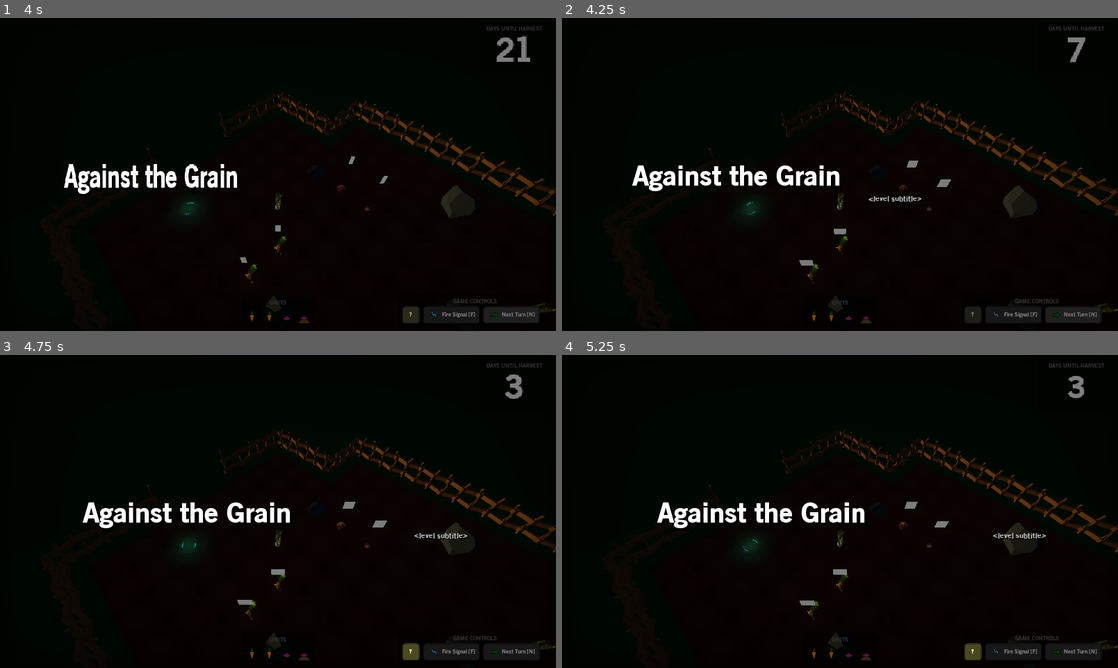
Above: before the commit, frames 1-4 (two rows, left to right).
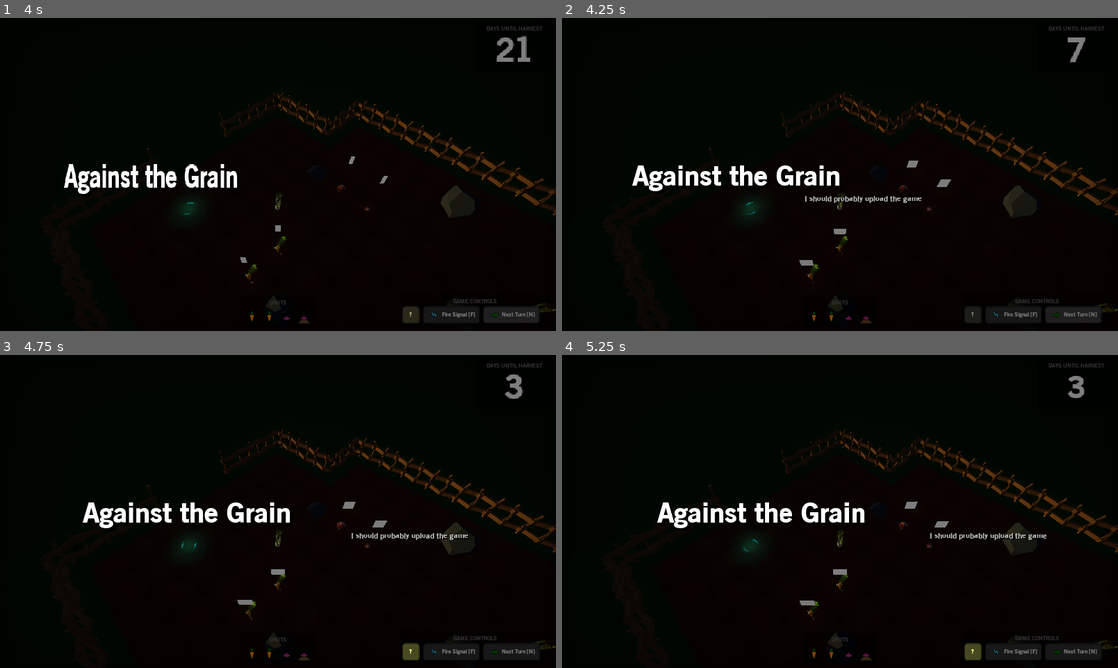
Above: after the commit, the same moments.

Repository: wingedadventurer/gwj-xii
Game: Godot game, scene res://scenes/ui/menus/main_menu.tscn
Same seed, same stepped clock (60 frames per second), same inputs: the game is played once before the commit and once after it.
Inputs (mouse positions are in pixels of both pictures, inside the frame that each line leads up to):
- Up to frame 1 (4 s): tap Enter at 0.5 s; move the mouse to (400, 158) at 0.52 s; hold Down (camera_move_back) 0.53-1.25 s; click (400, 158) at 0.67 s; click "Play" at 1.25 s; click "Against the Grain" at 2 s; click "Next Turn [N]" at 2.75 s; click "Next Turn [N]" at 3.5 s
- Up to frame 2 (4.25 s): no input
- Up to frame 3 (4.75 s): click "?" at 4.25 s
- Up to frame 4 (5.25 s): click "Fire Signal [F]" at 5 s

Frame 1 is identical in both runs. In frame 2, 0.2% of the frame differs, in the area x 43-65%, y 56-60%; in frame 3, 0.2%, in the area x 63-85%, y 56-60%; in frame 4, 0.2%.

Commit message:
Add level subtitles

Diff:
--- a/godot-project/scenes/levels/level_01.tscn
+++ b/godot-project/scenes/levels/level_01.tscn
@@ -18,8 +18,9 @@
 [ext_resource path="res://scenes/celery.tscn" type="PackedScene" id=16]
 [ext_resource path="res://scenes/signal_start.tscn" type="PackedScene" id=17]
 
-[node name="level" instance=ExtResource( 1 )]
+[node name="level" index="0" instance=ExtResource( 1 )]
 title = "First Crops"
+subtitle = "This is an uninspired subtitle"
 days_to_harvest = 8
 level_hint = "Welcome to \"The Good, the Bad, and the Veggie!\"
 
@@ -53,9 +54,6 @@
 Phew, what a tutorial! Now get going!"
 next_level = ExtResource( 2 )
 
-[node name="tiles" parent="." index="2"]
-editor/display_folded = true
-
 [node name="dirt_tile" parent="tiles" index="0" instance=ExtResource( 3 )]
 transform = Transform( 0.5, 0, 0, 0, 1, 0, 0, 0, 0.5, -4, 0, 1 )
 
--- a/godot-project/scenes/levels/level_02.tscn
+++ b/godot-project/scenes/levels/level_02.tscn
@@ -17,6 +17,7 @@
 
 [node name="level" index="0" instance=ExtResource( 1 )]
 title = "Signal Boosting"
+subtitle = "Still no inspiration..."
 days_to_harvest = 4
 level_hint = "Nice work! Let's keep going!
 
--- a/godot-project/scenes/levels/level_03.tscn
+++ b/godot-project/scenes/levels/level_03.tscn
@@ -14,8 +14,9 @@
 [ext_resource path="res://scenes/signal_start.tscn" type="PackedScene" id=12]
 [ext_resource path="res://scenes/celery.tscn" type="PackedScene" id=13]
 
-[node name="level" instance=ExtResource( 1 )]
+[node name="level" index="0" instance=ExtResource( 1 )]
 title = "Crop Rotations"
+subtitle = "It's 5:36 am now"
 days_to_harvest = 4
 level_hint = "Great, you now know all the basics of chaining signals to celeries!
 
--- a/godot-project/scenes/levels/level_04.tscn
+++ b/godot-project/scenes/levels/level_04.tscn
@@ -18,8 +18,9 @@
 [ext_resource path="res://scenes/celery.tscn" type="PackedScene" id=16]
 [ext_resource path="res://scenes/signal_start.tscn" type="PackedScene" id=17]
 
-[node name="level" instance=ExtResource( 1 )]
+[node name="level" index="0" instance=ExtResource( 1 )]
 title = "Against the Grain"
+subtitle = "I should probably upload the game"
 days_to_harvest = 5
 level_hint = "This one is a bit tricky. Take your time.
 
--- a/godot-project/scenes/levels/level_05.tscn
+++ b/godot-project/scenes/levels/level_05.tscn
@@ -17,8 +17,9 @@
 [ext_resource path="res://scenes/celery.tscn" type="PackedScene" id=15]
 [ext_resource path="res://scenes/signal_start.tscn" type="PackedScene" id=16]
 
-[node name="level" instance=ExtResource( 1 )]
+[node name="level" index="0" instance=ExtResource( 1 )]
 title = "Raisin the Stakes"
+subtitle = "... but not before I add subtitles"
 days_to_harvest = 4
 level_hint = "Well done on the last one!
 
--- a/godot-project/scenes/levels/level_06.tscn
+++ b/godot-project/scenes/levels/level_06.tscn
@@ -19,8 +19,9 @@
 [ext_resource path="res://scenes/jump_blocker.tscn" type="PackedScene" id=17]
 [ext_resource path="res://scenes/move_blocker.tscn" type="PackedScene" id=18]
 
-[node name="level" instance=ExtResource( 1 )]
+[node name="level" index="0" instance=ExtResource( 1 )]
 title = "The Stretch"
+subtitle = "John came up with some puns"
 level_hint = "Damn fog, I can't see a thing! >_>"
 next_level = ExtResource( 2 )
 
--- a/godot-project/scenes/levels/level_07.tscn
+++ b/godot-project/scenes/levels/level_07.tscn
@@ -19,8 +19,9 @@
 [ext_resource path="res://scenes/celery.tscn" type="PackedScene" id=17]
 [ext_resource path="res://scenes/signal_start.tscn" type="PackedScene" id=18]
 
-[node name="level" instance=ExtResource( 1 )]
+[node name="level" index="0" instance=ExtResource( 1 )]
 title = "V for Veggetta"
+subtitle = "but they don't really fit the titles"
 days_to_harvest = 4
 level_hint = "Freeze!
 
--- a/godot-project/scenes/levels/level_08.tscn
+++ b/godot-project/scenes/levels/level_08.tscn
@@ -19,8 +19,9 @@
 [ext_resource path="res://scenes/signal_start.tscn" type="PackedScene" id=17]
 [ext_resource path="res://scenes/celery.tscn" type="PackedScene" id=18]
 
-[node name="level" instance=ExtResource( 1 )]
+[node name="level" index="0" instance=ExtResource( 1 )]
 title = "The River"
+subtitle = "Anyhow we're close to the end"
 days_to_harvest = 6
 level_hint = "Hey, they can walk! D:
 
--- a/godot-project/scenes/levels/level_09.tscn
+++ b/godot-project/scenes/levels/level_09.tscn
@@ -20,8 +20,9 @@
 [ext_resource path="res://scenes/celery.tscn" type="PackedScene" id=18]
 [ext_resource path="res://scenes/signal_start.tscn" type="PackedScene" id=19]
 
-[node name="level" instance=ExtResource( 1 )]
+[node name="level" index="0" instance=ExtResource( 1 )]
 title = "Moonlight Hopscotch"
+subtitle = "YEEHAW!"
 days_to_harvest = 4
 level_hint = "This is it. Your final mission. You can do this.
 
Not shown, changed: godot-project/export_presets.cfg
